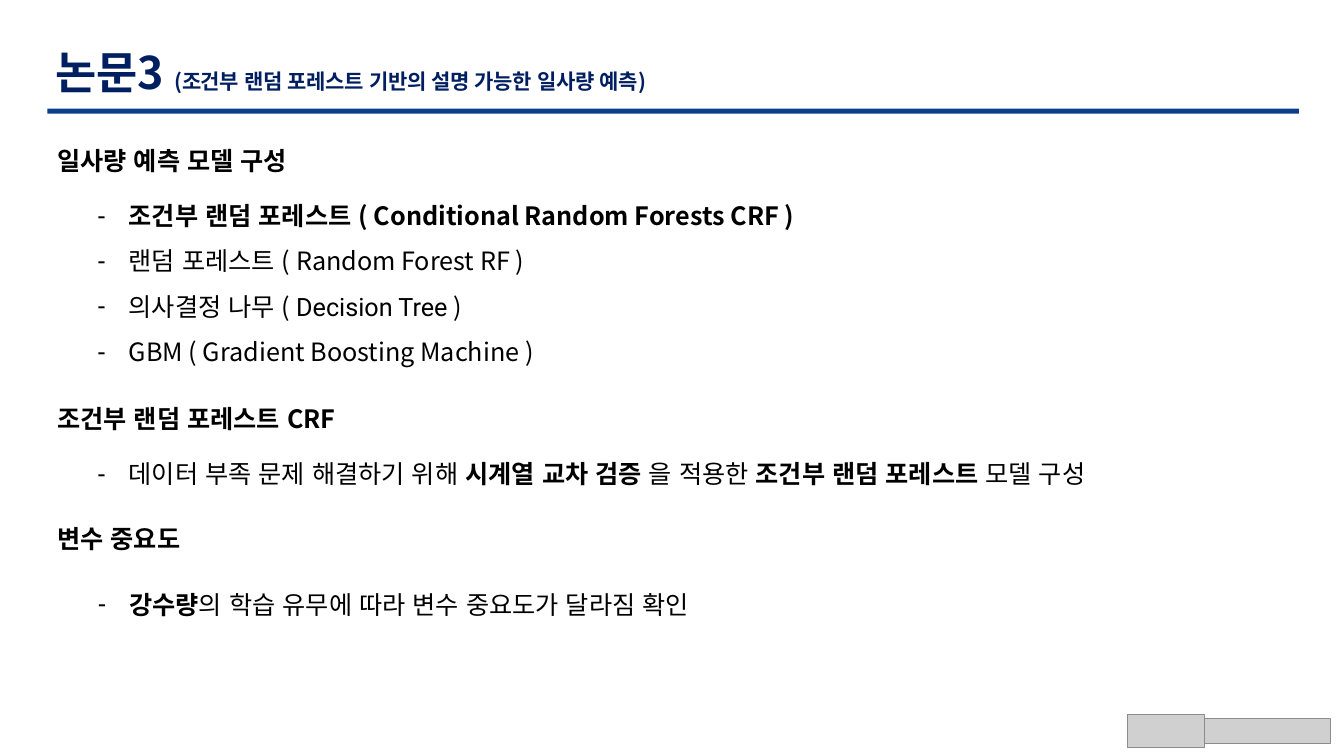
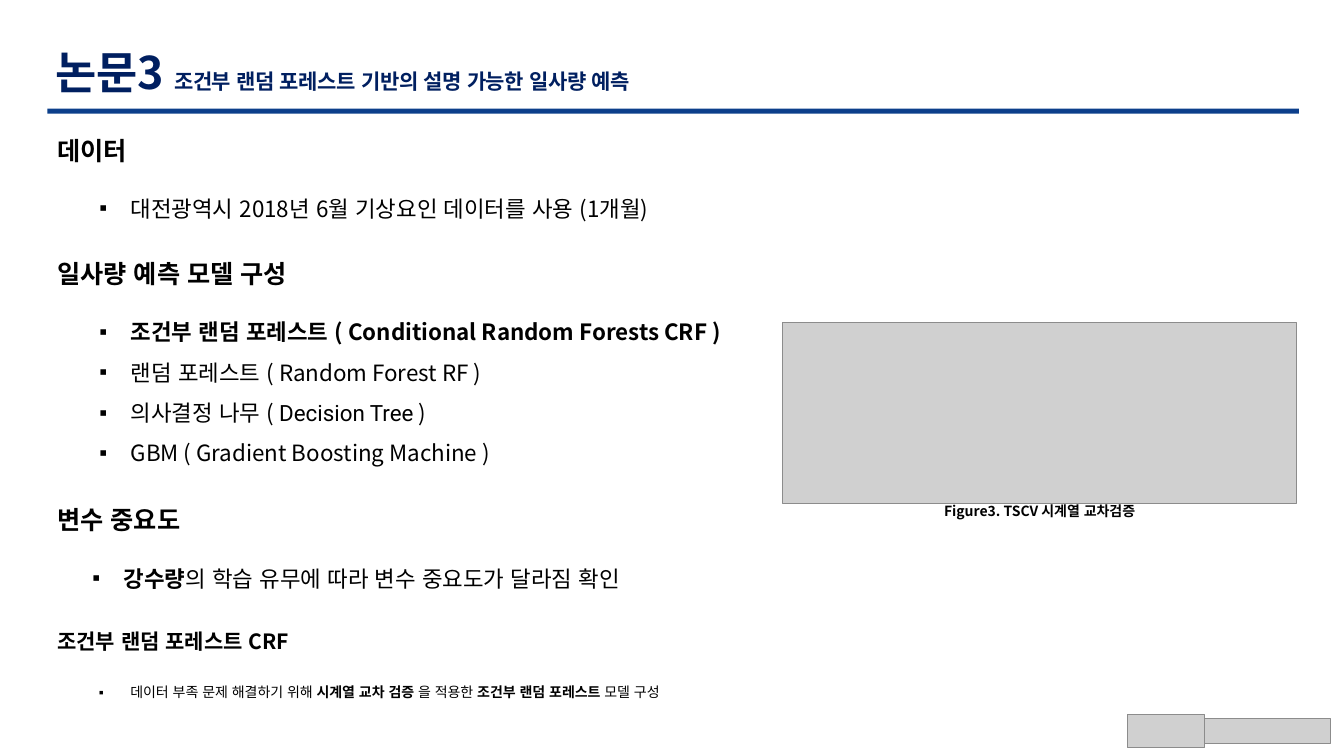
Before and after one commit to TaegyuHan/Solar_radiation_prediction_model, a slide deck: slide 11 of KICS_PT/[KICS] 동향 poster.pptx (slide 10 before the commit). Drawn at 1344x756 pixels with LibreOffice and Linux fonts; fonts in the diff are those of the drawing; grey boxes stand for pictures. Boxes give left, top, right and bottom in pixels: in the first picture for what was removed or moved away, otherwise in the second. Text is boxed around its words. In the diff, an @@ line names an element or a change of style, - is before the commit and + after.

```diff
--- a/KICS_PT/[KICS] 동향 poster.pptx
+++ b/KICS_PT/[KICS] 동향 poster.pptx
@@ text at box(56, 52, 630, 93): text changed @@
-논문3 (조건부 랜덤 포레스트 기반의 설명 가능한 일사량 예측)
+논문3 조건부 랜덤 포레스트 기반의 설명 가능한 일사량 예측
@@ text added at box(57, 139, 127, 163), 18 pt, text #000000, bold @@
+데이터
@@ text added at box(131, 198, 649, 222), 16 pt, text #000000 @@
+▪ 대전광역시 2018년 6월 기상요인 데이터를 사용 (1개월)
@@ text "일사량 예측 모델 구성": place and size @@
-text "일사량 예측 모델 구성" at box(57, 149, 287, 173)
+text "일사량 예측 모델 구성" at box(57, 262, 287, 286)
@@ text "조건부 랜덤 포레스트 ( Conditional ..." at box(131, 321, 707, 467): size 18 to 16 pt; bullet - to ▪ @@
@@ text "조건부 랜덤 포레스트 ( Conditional ...": place and size @@
-text "조건부 랜덤 포레스트 ( Conditional ..." at box(129, 204, 779, 367)
+text "조건부 랜덤 포레스트 ( Conditional ..." at box(131, 321, 707, 467)
@@ picture added at box(782, 323, 1297, 504) @@
@@ text "변수 중요도": place and size @@
-text "변수 중요도" at box(57, 527, 181, 551)
+text "변수 중요도" at box(57, 508, 181, 532)
@@ text added at box(944, 502, 1135, 520), 10 pt, text #000000, bold @@
+Figure3. TSCV 시계열 교차검증
@@ text "강수량의 학습 유무에 따라 변수 ...": place and size @@
-text "강수량의 학습 유무에 따라 변수 ..." at box(129, 593, 688, 617)
+text "강수량의 학습 유무에 따라 변수 ..." at box(124, 568, 620, 589)
@@ text "강수량의 학습 유무에 따라 변수 ..." at box(124, 568, 620, 589): size 18 to 16 pt; bullet - to ▪ @@
@@ text "조건부 랜덤 포레스트 CRF": place and size @@
-text "조건부 랜덤 포레스트 CRF" at box(57, 407, 335, 431)
+text "조건부 랜덤 포레스트 CRF" at box(57, 631, 289, 651)
@@ text "조건부 랜덤 포레스트 CRF" at box(57, 631, 289, 651): size 18 to 15 pt @@
@@ text "데이터 부족 문제 해결하기 위해 ...": place and size @@
-text "데이터 부족 문제 해결하기 위해 ..." at box(129, 462, 1085, 486)
+text "데이터 부족 문제 해결하기 위해 ..." at box(130, 685, 660, 699)
@@ text "데이터 부족 문제 해결하기 위해 ..." at box(130, 685, 660, 699): size 18 to 10 pt; bullet - to ▪ @@
```
Also in this commit, not shown: 14 other slides changed, 1 slide added, 1 other file.
